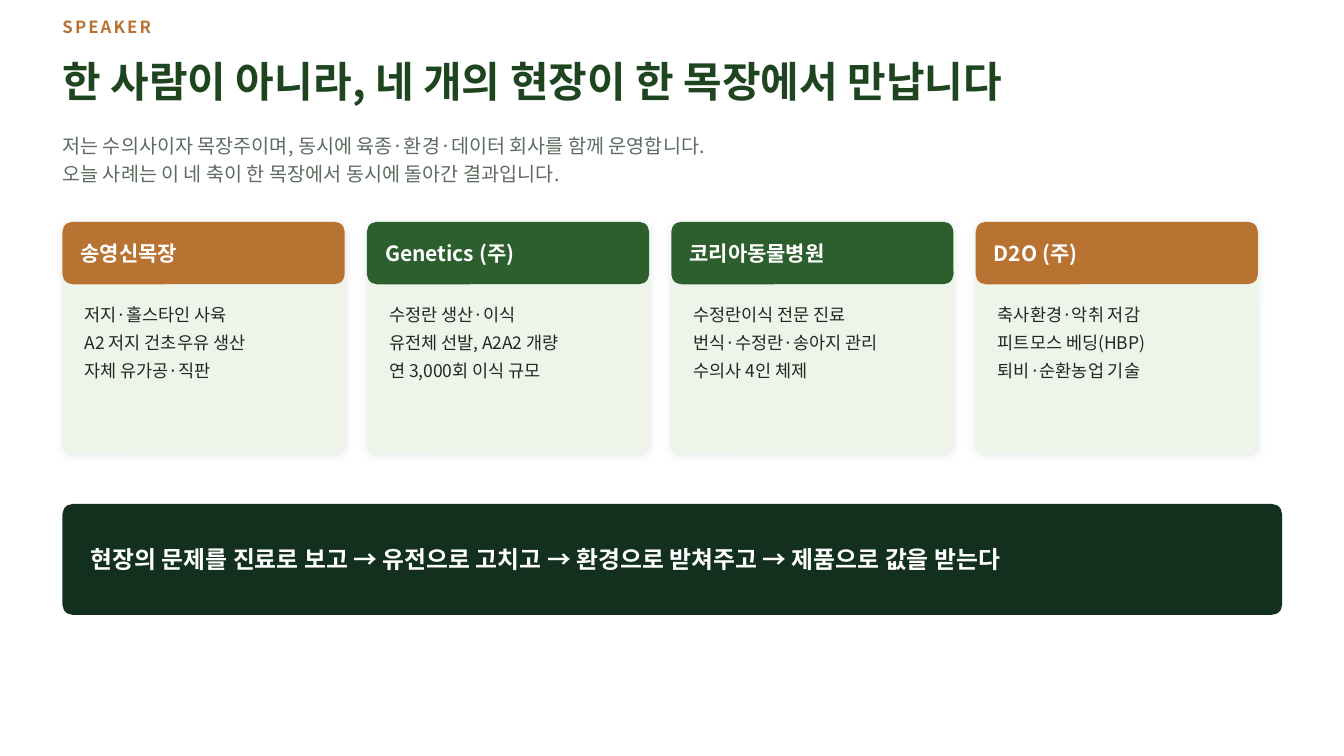
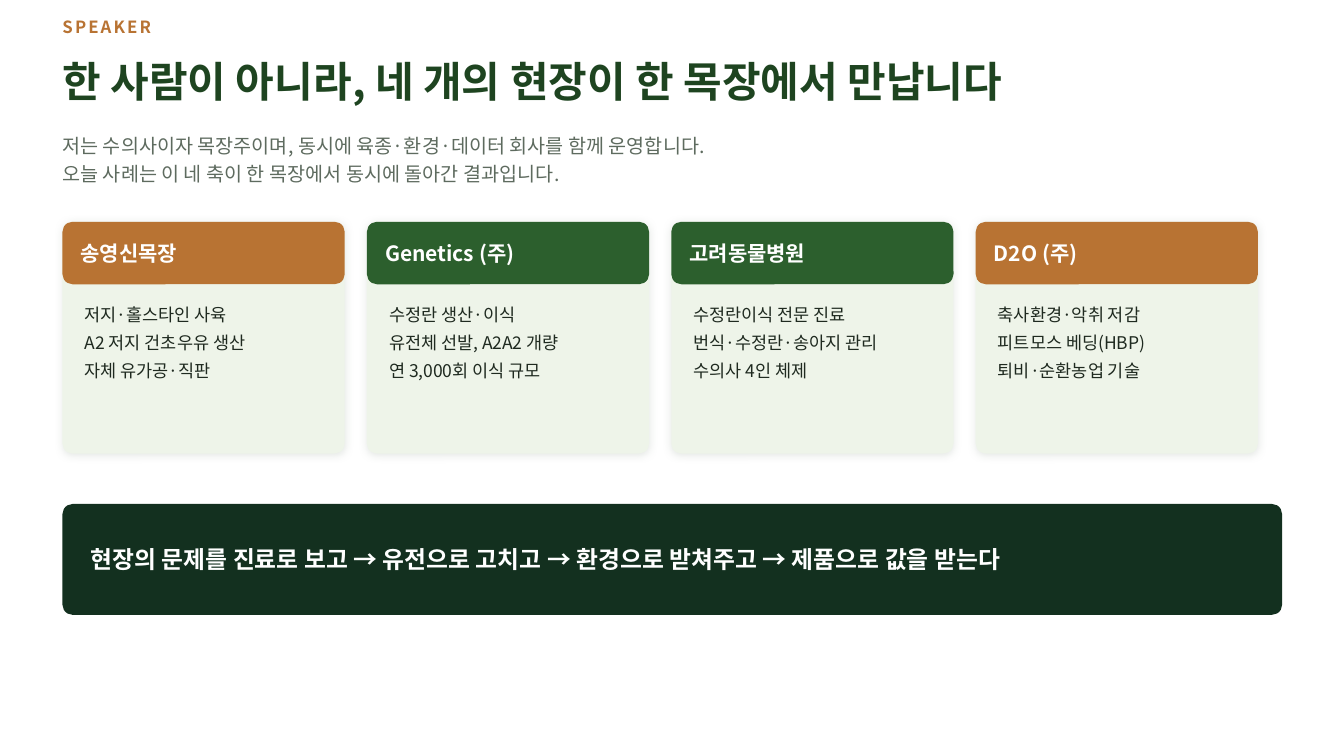
Before and after one commit to hhj3150/Dr-Ha--agent, a slide deck: slide 2 of deliverables/2026-08-10-nias-seminar/저지종_유가공목장_운영_현장사례.pptx. Drawn at 1344x756 pixels with LibreOffice and Linux fonts; fonts in the diff are those of the drawing. Boxes give left, top, right and bottom in pixels: in the first picture for what was removed or moved away, otherwise in the second. Text is boxed around its words. In the diff, an @@ line names an element or a change of style, - is before the commit and + after.

```diff
--- a/deliverables/2026-08-10-nias-seminar/저지종_유가공목장_운영_현장사례.pptx
+++ b/deliverables/2026-08-10-nias-seminar/저지종_유가공목장_운영_현장사례.pptx
@@ text at bbox=[689, 243, 805, 263]: text changed @@
-코리아동물병원
+고려동물병원
```
Also in this commit, not shown: 6 other files.
